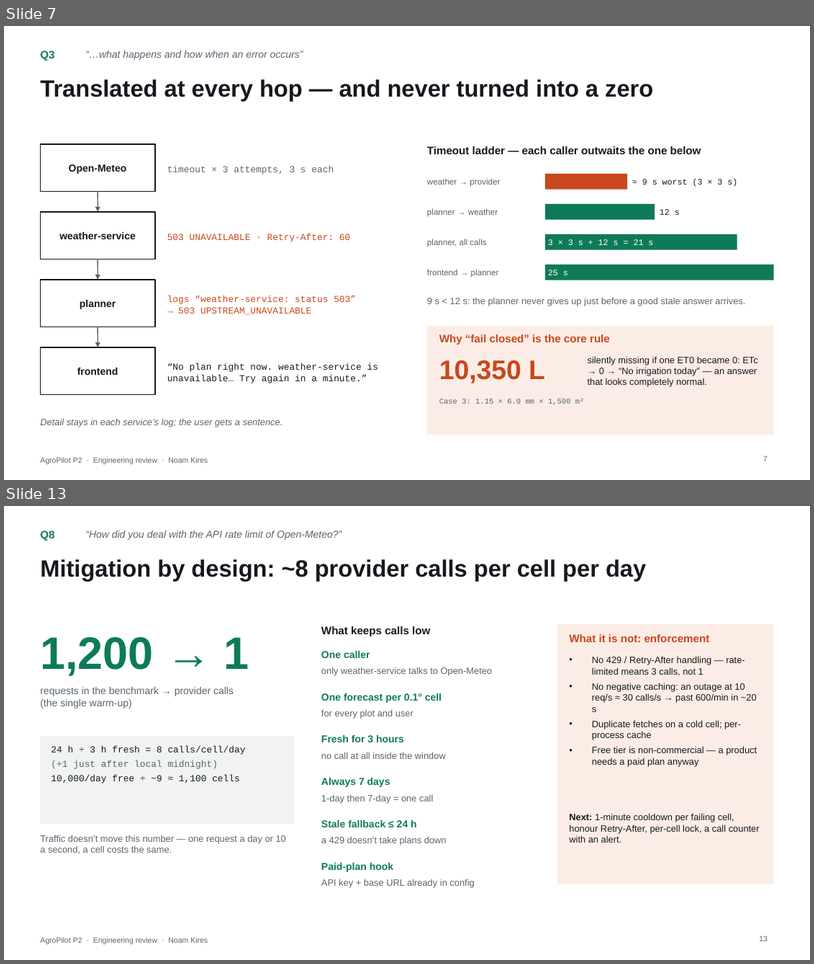
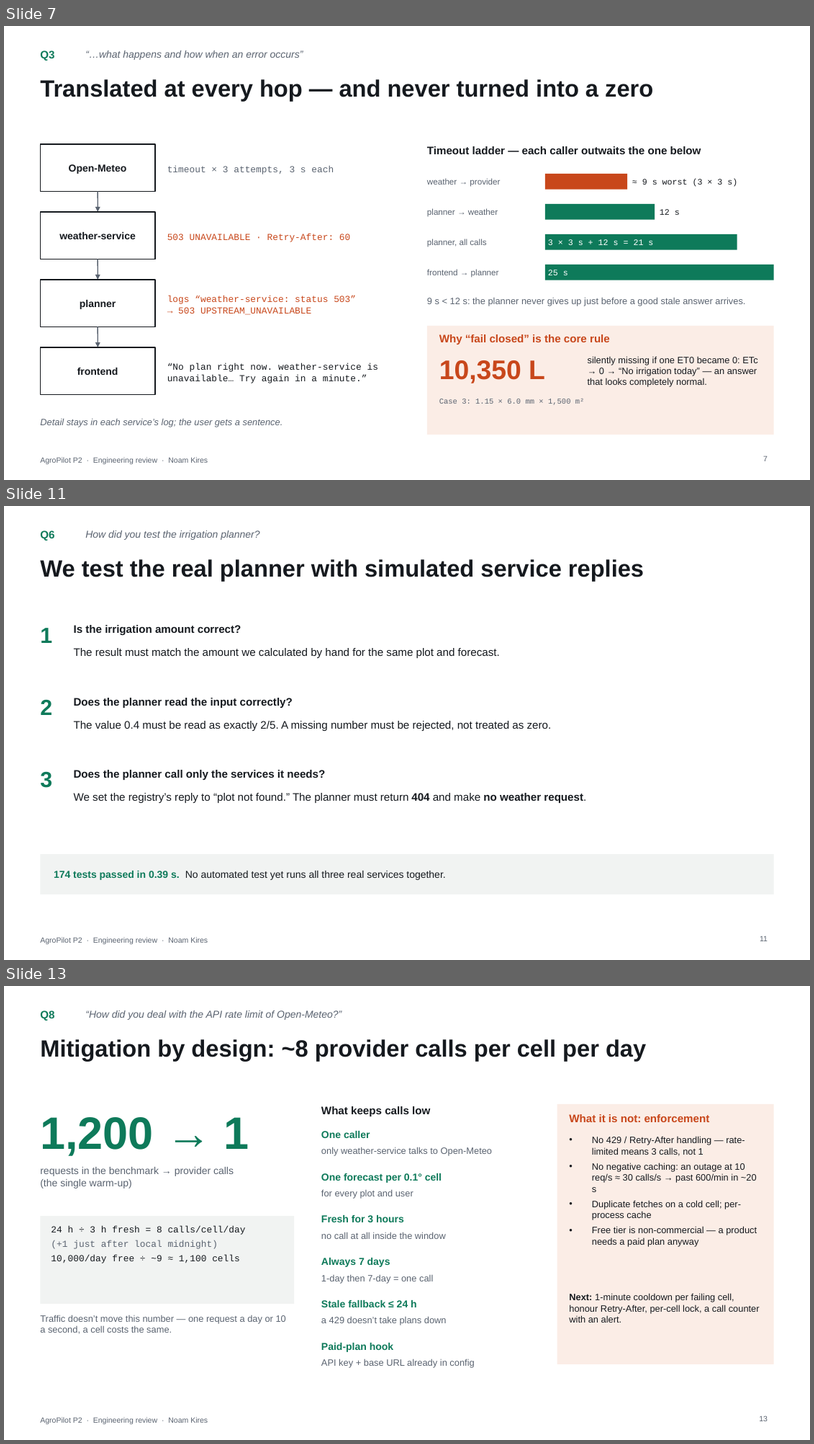
Before and after one commit to NoamKB/ArgoPilot, a slide deck: docs/presentations/AgroPilot-P2-Review.pptx. Shown one above the other, each under a label of ours: slides 7 and 13 before the commit, slides 7, 11 and 13 after it; the slides between them are not shown. The pictures are 814x964 and 814x1444 pixels, drawn with LibreOffice and Linux fonts; fonts in the diff are those of the drawing. Boxes give left, top, right and bottom in pixels: in the first picture for what was removed or moved away, otherwise in the second. Text is boxed around its words. In the diff, an @@ line names an element or a change of style, - is before the commit and + after.

```diff
--- a/docs/presentations/AgroPilot-P2-Review.pptx
+++ b/docs/presentations/AgroPilot-P2-Review.pptx
@@ slide 11 added at <box>4,506,810,960</box>, background #FFFFFF; not listed: 1 template element that a slide beside it also shows @@
@@ text added at <box>40,530,54,541</box>, 13 pt, text #0E7A5A, bold @@
+Q6
@@ text added at <box>85,530,260,540</box>, 12 pt, text #5A6370, italic @@
+How did you test the irrigation planner?
@@ title added at <box>40,559,644,581</box>, 28 pt, text #15191E, bold @@
+We test the real planner with simulated service replies
@@ text added at <box>40,628,52,643</box>, 26 pt, text #0E7A5A, bold @@
+1
@@ text added at <box>74,625,242,636</box>, 13 pt, text #15191E, bold @@
+Is the irrigation amount correct?
@@ text added at <box>74,648,500,658</box>, 13 pt, text #15191E @@
+The result must match the amount we calculated by hand for the same plot and forecast.
@@ text added at <box>40,699,52,715</box>, 26 pt, text #0E7A5A, bold @@
+2
@@ text added at <box>74,698,293,708</box>, 13 pt, text #15191E, bold @@
+Does the planner read the input correctly?
@@ text added at <box>74,721,552,731</box>, 13 pt, text #15191E @@
+The value 0.4 must be read as exactly 2/5. A missing number must be rejected, not treated as zero.
@@ text added at <box>40,771,52,788</box>, 26 pt, text #0E7A5A, bold @@
+3
@@ text added at <box>74,770,325,780</box>, 13 pt, text #15191E, bold @@
+Does the planner call only the services it needs?
@@ text added at <box>74,793,586,803</box>, 13 pt, text #15191E @@
+We set the registry’s reply to “plot not found.” The planner must return 404 and make no weather request.
@@ rectangle added at <box>40,854,774,894</box>, fill #F1F3F2, 12 pt, text #15191E @@
+174 tests passed in 0.39 s. No automated test yet runs all three real services together.
@@ page number added at <box>760,936,768,941</box>, 9 pt, text #5A6370 @@
+11
```
Also in this commit, not shown: 6 slides changed, 3 other slides added, 3 slides removed.
